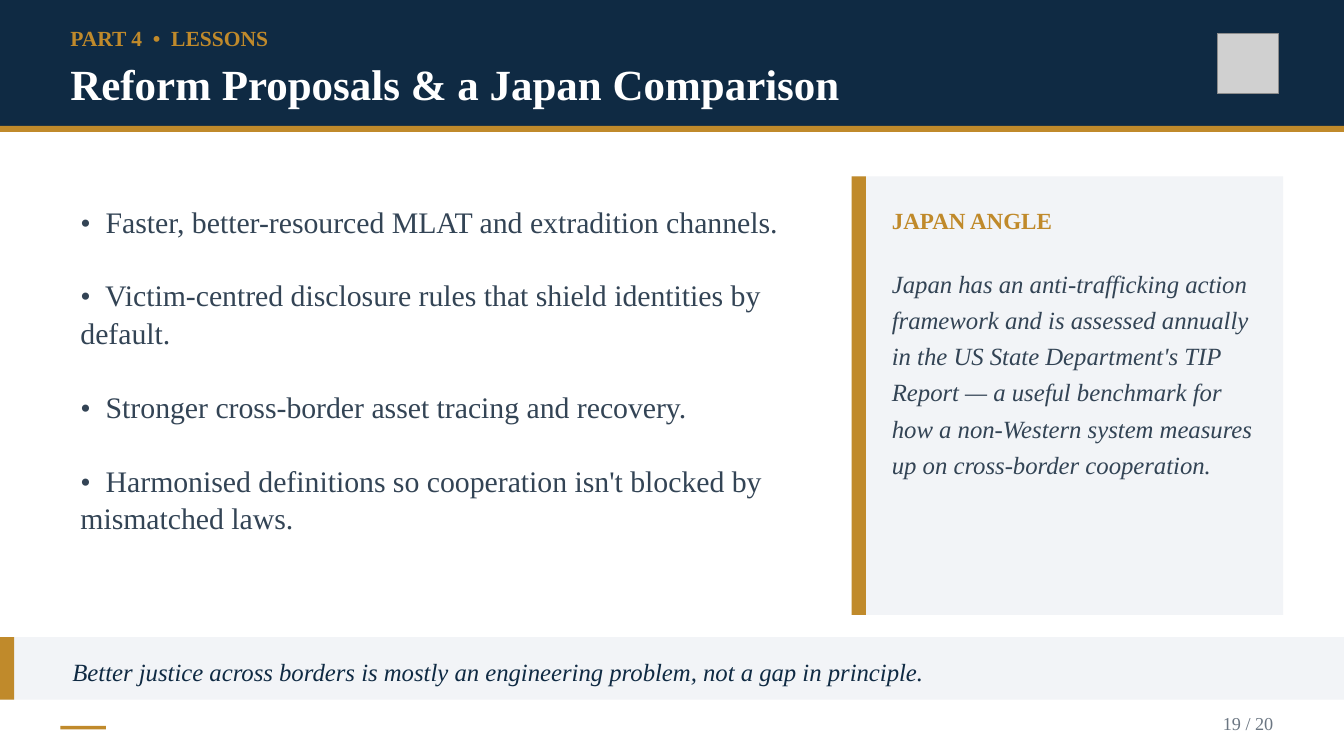
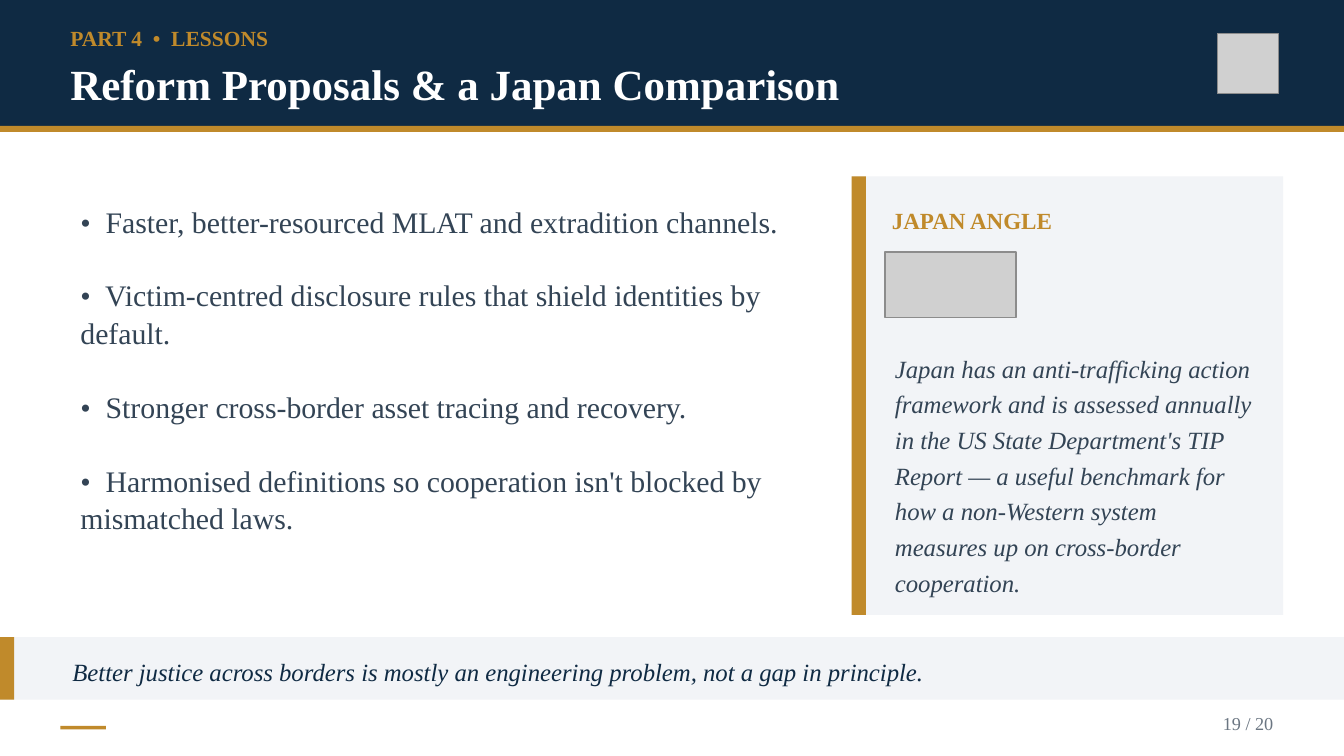
Before and after one commit to Kokidesu/Koki, a slide deck: slide 19 of projects/transnational-justice/Epstein_Transnational_Justice.pptx. Drawn at 1344x756 pixels with LibreOffice and Linux fonts; fonts in the diff are those of the drawing; grey boxes stand for pictures. Boxes give left, top, right and bottom in pixels: in the first picture for what was removed or moved away, otherwise in the second. Text is boxed around its words. In the diff, an @@ line names an element or a change of style, - is before the commit and + after.

```diff
--- a/projects/transnational-justice/Epstein_Transnational_Justice.pptx
+++ b/projects/transnational-justice/Epstein_Transnational_Justice.pptx
@@ picture added at [885,252,1016,318] @@
@@ text "Japan has an anti-trafficking action ...": place and size @@
-text "Japan has an anti-trafficking action ..." at [892,275,1252,479]
+text "Japan has an anti-trafficking action ..." at [895,360,1251,597]
@@ text "Japan has an anti-trafficking action ..." at [895,360,1251,597]: line spacing 1.22 to 1.2 @@
```
Also in this commit, not shown: 10 other slides changed, 25 other files.
